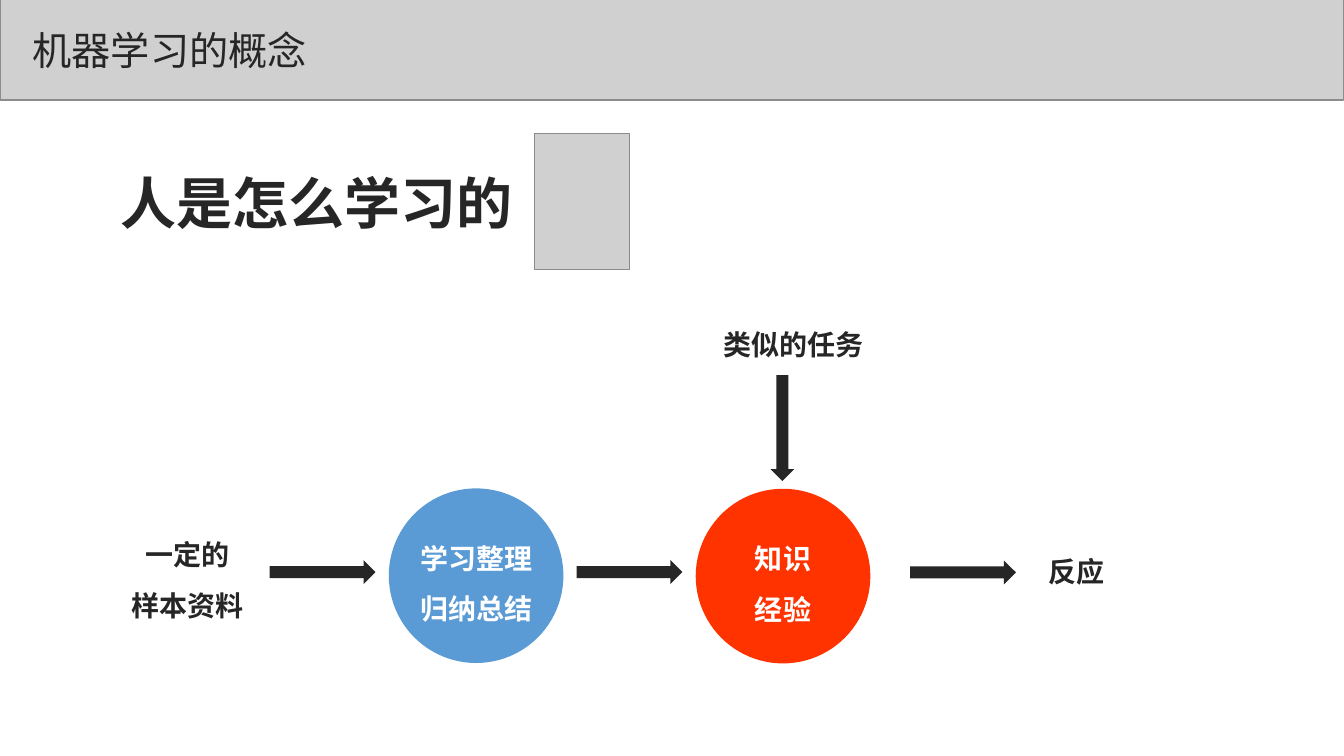
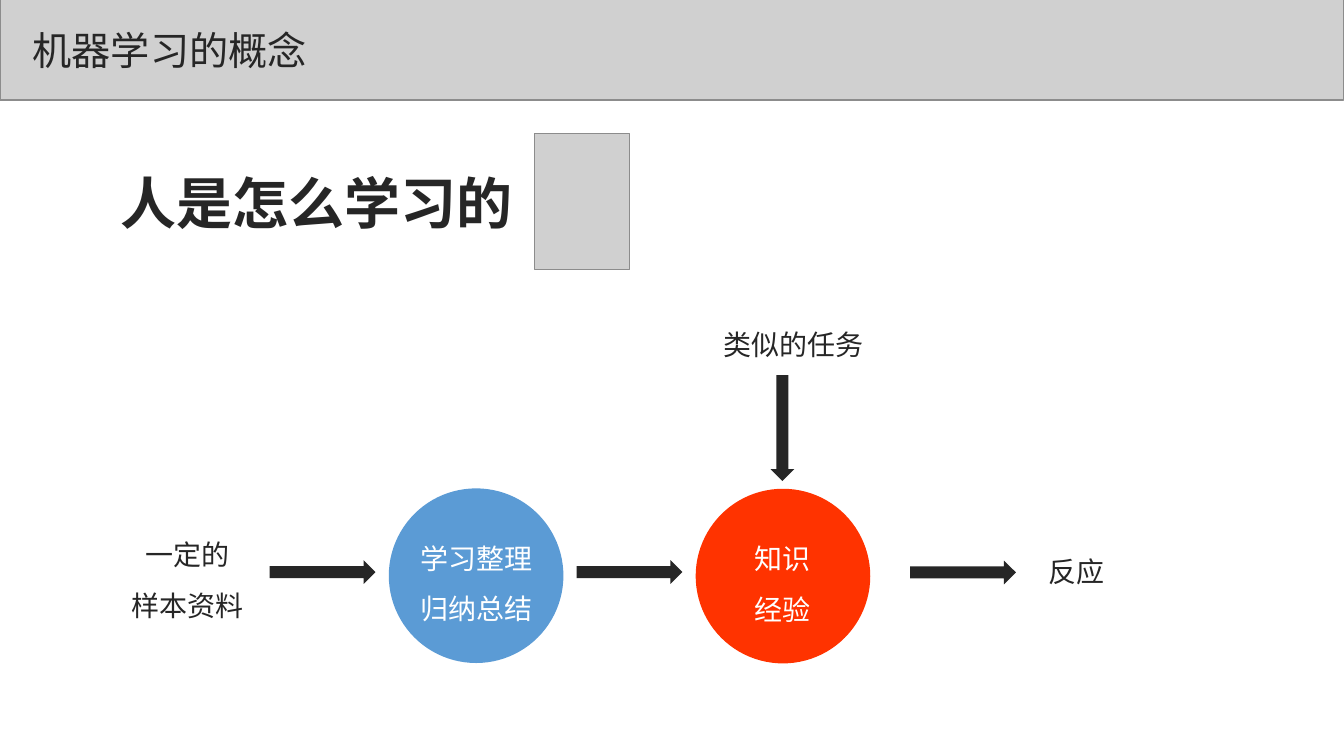
Before and after one commit to congcongshang/StudyNoteBook, a slide deck: slide 3 of 数学/机器学习.ppt. Drawn at 1344x756 pixels with LibreOffice and Linux fonts; fonts in the diff are those of the drawing; grey boxes stand for pictures. Boxes give left, top, right and bottom in pixels: in the first picture for what was removed or moved away, otherwise in the second. Text is boxed around its words. In the diff, an @@ line names an element or a change of style, - is before the commit and + after.

```diff
--- a/数学/机器学习.ppt
+++ b/数学/机器学习.ppt
@@ bold off in 5 elements at (132, 541, 244, 619), (420, 545, 532, 621), (755, 545, 811, 622), (723, 331, 863, 358), (1049, 558, 1105, 584) @@
```
Also in this commit, not shown: 2 other slides changed, 1 slide removed, 3 other files.
